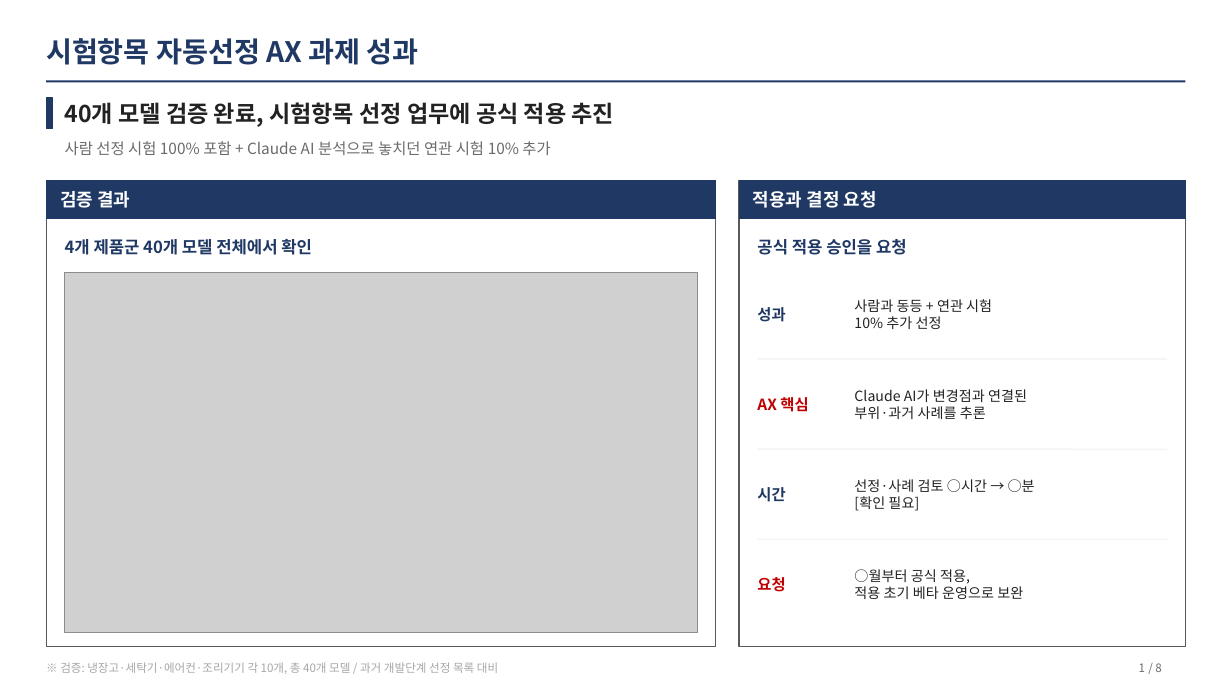
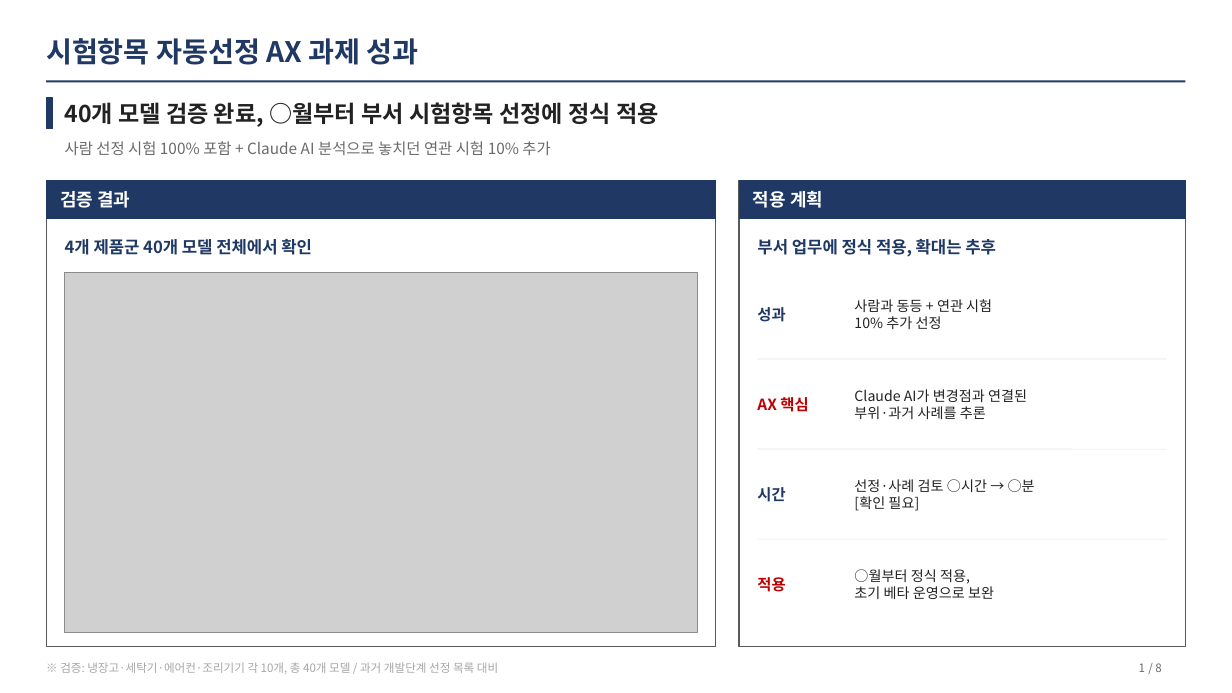
Before and after one commit to kimeungjin-cmd/Start1, a slide deck: slide 1 of output/vp/시험항목자동선정_성과보고.pptx. Drawn at 1232x693 pixels with LibreOffice and Linux fonts; fonts in the diff are those of the drawing; grey boxes stand for pictures. Boxes give left, top, right and bottom in pixels: in the first picture for what was removed or moved away, otherwise in the second. Text is boxed around its words. In the diff, an @@ line names an element or a change of style, - is before the commit and + after.

```diff
--- a/output/vp/시험항목자동선정_성과보고.pptx
+++ b/output/vp/시험항목자동선정_성과보고.pptx
@@ text at bbox=[65, 102, 659, 127]: text changed @@
-40개 모델 검증 완료, 시험항목 선정 업무에 공식 적용 추진
+40개 모델 검증 완료, ○월부터 부서 시험항목 선정에 정식 적용
@@ text at bbox=[753, 191, 823, 208]: text changed @@
-적용과 결정 요청
+적용 계획
@@ text at bbox=[757, 239, 996, 257]: text changed @@
-공식 적용 승인을 요청
+부서 업무에 정식 적용, 확대는 추후
@@ text at bbox=[854, 569, 994, 599]: text changed @@
-○월부터 공식 적용,
-적용 초기 베타 운영으로 보완
+○월부터 정식 적용,
+초기 베타 운영으로 보완
@@ text at bbox=[757, 577, 785, 592]: text changed @@
-요청
+적용
```
Also in this commit, not shown: 1 other slide changed, 3 other files.
